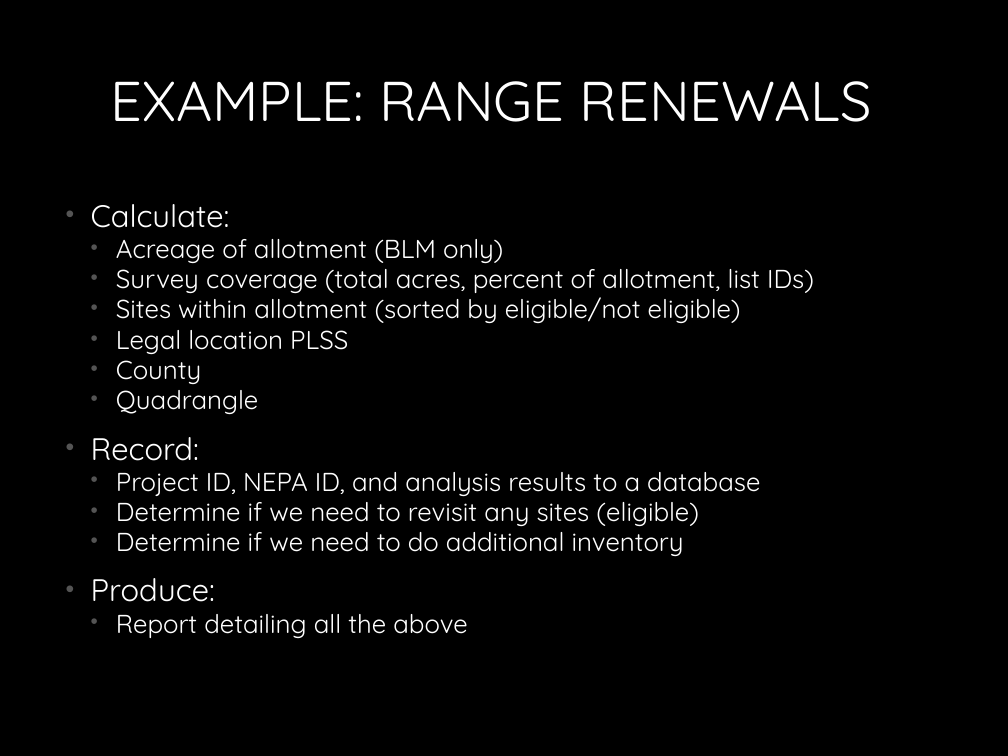
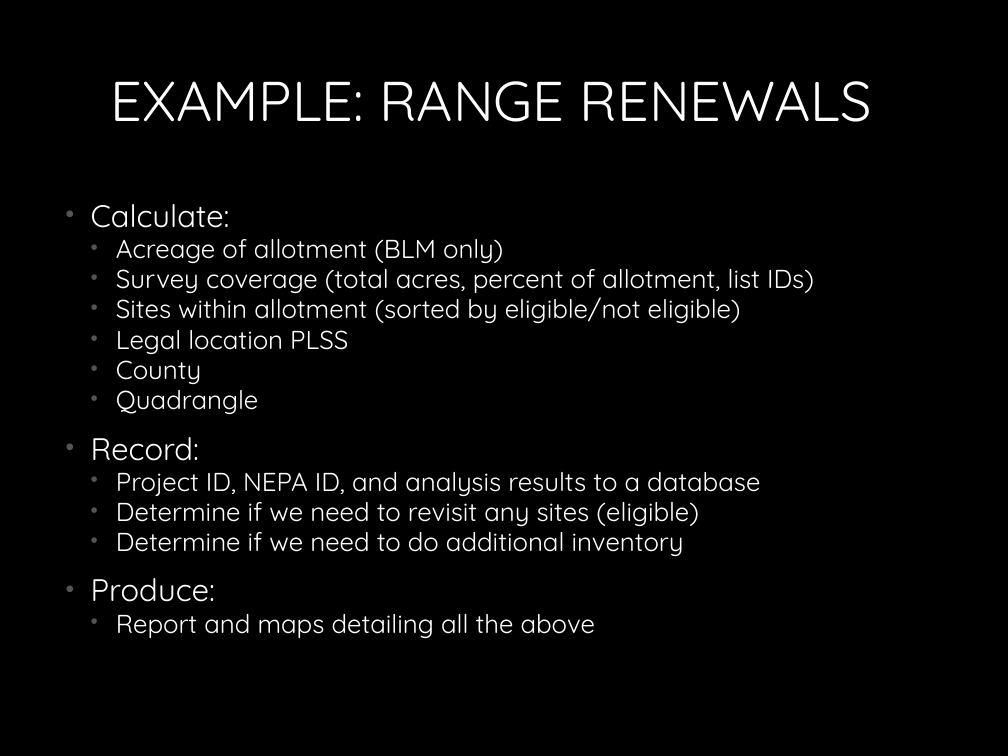
Before and after one commit to MichaelTroyer/Learning_Python_For_Fun_and_Profit, a slide deck: slide 21 of 1. Introduction/Introduction_to_Python.pptx (slide 18 before the commit). Drawn at 1008x756 pixels with LibreOffice and Linux fonts; fonts in the diff are those of the drawing. Boxes give left, top, right and bottom in pixels: in the first picture for what was removed or moved away, otherwise in the second. Text is boxed around its words. In the diff, an @@ line names an element or a change of style, - is before the commit and + after.

```diff
--- a/1. Introduction/Introduction_to_Python.pptx
+++ b/1. Introduction/Introduction_to_Python.pptx
@@ text at [116,614,595,638]: text changed @@
-  • Report detailing all the above
+  • Report and maps detailing all the above
```
Also in this commit, not shown: 3 other slides changed, 3 slides added, 6 other files.
